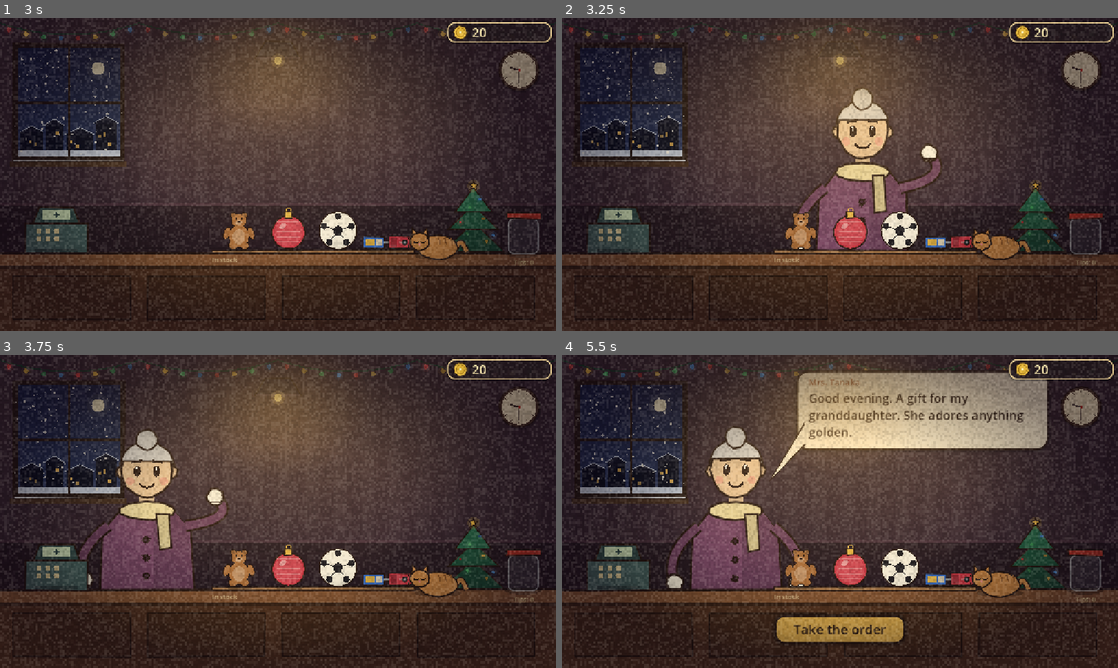
Above: before the commit, frames 1-4 (two rows, left to right).
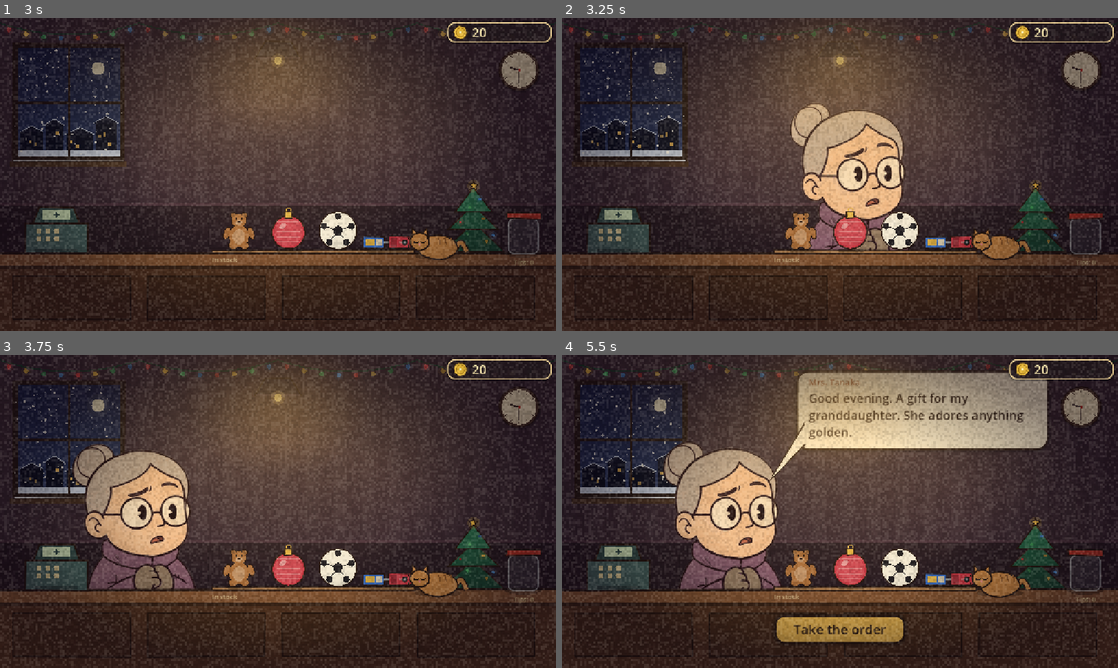
Above: after the commit, the same moments.

Repository: iAmGinTonyc/silent-snow-night-gifts
Game: Godot game, scene res://scenes/main.tscn
The game is run twice, just before and just after one commit, with the same random seed, the same clock (stepped at 60 frames per second) and the same inputs.
Inputs (mouse positions are in pixels of both pictures, inside the frame that each line leads up to):
- Up to frame 1 (3 s): tap Enter at 0.5 s; move the mouse to (400, 158) at 0.52 s; click (400, 158) at 0.67 s; drag from (166, 190) to (250, 237) at 1.27 s; move the mouse to (333, 105) at 2.02 s; click (333, 105) at 2.17 s; drag from (250, 237) to (111, 127) at 2.77 s
- Up to frame 2 (3.25 s): no input
- Up to frame 3 (3.75 s): move the mouse to (444, 558) at 3.52 s; click (444, 558) at 3.67 s
- Up to frame 4 (5.5 s): drag from (673, 464) to (756, 433) at 4.27 s; move the mouse to (867, 511) at 5.02 s; click (867, 511) at 5.17 s

Frame 1 is identical in both runs. In frame 2, 6.3% of the frame differs, in the area x 41-69%, y 22-75%; in frame 3, 7.1%, in the area x 13-42%, y 24-75%; in frame 4, 7.0%.

Commit message:
Add drawn expression frames for five customers
Mrs. Tanaka, Mateo, Ingrid, Mr. Okafor and Granny Zeynep now use seven
cut-out face frames from worried to laughing (AI sketches in a Cuphead and
Gravity Falls mix). The face follows the remaining patience while waiting
and plays through the frames after the result. Other customers stay code
drawn. Raw sheets stay out of the repo.

Co-Authored-By: Claude Sonnet 5.5 <noreply@anthropic.com>

Diff:
--- a/scripts/customer_view.gd
+++ b/scripts/customer_view.gd
@@ -10,6 +10,23 @@
 const HOME_X := 400.0
 const ENTER_FROM := 620.0
 const FEET_Y := 337.0
+
+## Клиенты с нарисованными кадрами (7 кадров от тревоги до смеха): имя в данных -> имя файлов.
+## Остальные клиенты пока рисуются кодом, пока для них нет кадров.
+const SPRITE_IDS := {
+	"Mrs. Tanaka": "tanaka", "Mateo": "mateo", "Ingrid": "ingrid",
+	"Mr. Okafor": "okafor", "Granny Zeynep": "zeynep",
+}
+const SPRITE_H := 224.0       # высота спрайта в единицах узла (узел ещё масштабируется)
+const SPRITE_BASE_Y := 350.0  # нижний срез спрайта прячется за прилавком
+const FACE_FPS := 14.0        # сколько кадров лица в секунду проходит анимация
+
+static var _sprite_cache := {}
+
+var sprite: Array = []        # 7 текстур или пусто
+var face := 2.0               # какой кадр сейчас показан (дробный, плавно идёт к цели)
+var reacted := false          # клиент уже отреагировал на результат
+var worry := 1.0              # доля оставшегося терпения 0..1
 
 var data: Dictionary = {}
 var mood := 1
@@ -35,12 +52,54 @@
 	x_off = ENTER_FROM
 	react_t = 99.0
 	sparkle_t = 99.0
+	reacted = false
+	worry = 1.0
+	face = 2.0
+	sprite = _load_sprite(str(c.get("name", "")))
 
 
 func set_mood(m: int) -> void:
 	mood = m
+	reacted = true
 	react_t = 0.0
 	sparkle_t = 0.0
+
+
+## Сколько терпения осталось (0..1): чем меньше, тем тревожнее лицо у клиента с кадрами.
+func set_worry(frac: float) -> void:
+	worry = clampf(frac, 0.0, 1.0)
+
+
+func _load_sprite(cname: String) -> Array:
+	if not SPRITE_IDS.has(cname):
+		return []
+	var id: String = SPRITE_IDS[cname]
+	if _sprite_cache.has(id):
+		return _sprite_cache[id]
+	var frames: Array = []
+	for i in 7:
+		var path := "res://art/customers/%s_%d.png" % [id, i]
+		if not ResourceLoader.exists(path):
+			frames = []
+			break
+		frames.append(load(path))
+	_sprite_cache[id] = frames
+	return frames
+
+
+## Какой кадр лица нужен сейчас: после реакции по результату, иначе по оставшемуся терпению.
+func _face_target() -> int:
+	if reacted:
+		if mood >= 2:
+			return 6
+		if mood == 1:
+			return 4
+		return 0
+	if worry > 0.6:
+		return 2
+	if worry > 0.3:
+		return 1
+	return 0
 
 
 func leave() -> void:
@@ -50,6 +109,8 @@
 
 func reset() -> void:
 	data = {}
+	sprite = []
+	reacted = false
 	state = "none"
 	x_off = ENTER_FROM
 	position = Vector2(HOME_X + ENTER_FROM, 0)
@@ -64,6 +125,8 @@
 		blinking = 0.12
 		blink_in = randf_range(2.5, 5.0)
 	blinking = maxf(blinking - delta, 0.0)
+	if not sprite.is_empty():
+		face = move_toward(face, float(_face_target()), FACE_FPS * delta)
 	if state == "entering":
 		t_state += delta / 1.1
 		x_off = ENTER_FROM * (1.0 - U.ease_out_back(minf(t_state, 1.0)))
@@ -127,6 +190,15 @@
 	elif mood == 0 and react_t < 0.8:
 		sx += sin(react_t * 40.0) * 0.015 * (1.0 - react_t / 0.8)
 	draw_set_transform(Vector2(0.0, FEET_Y * (1.0 - sy) + jump), 0.0, Vector2(sx, sy))
+
+	# клиент с нарисованными кадрами: спрайт вместо кода, лицо плавно идёт по 7 кадрам
+	if not sprite.is_empty():
+		var tex: Texture2D = sprite[clampi(int(roundf(face)), 0, 6)]
+		var k := SPRITE_H / float(tex.get_height())
+		var sz := Vector2(tex.get_width(), tex.get_height()) * k
+		draw_texture_rect(tex, Rect2(Vector2(-sz.x * 0.5, SPRITE_BASE_Y - sz.y), sz), false)
+		draw_set_transform(Vector2.ZERO, 0.0, Vector2.ONE)
+		return
 
 	# туловище
 	var body := PackedVector2Array([
--- a/scripts/main.gd
+++ b/scripts/main.gd
@@ -107,6 +107,7 @@
 		return
 	patience -= delta
 	status.set_patience(patience / patience_max, patience)
+	customer.set_worry(patience / patience_max)
 	if patience <= 0.0:
 		patience_on = false
 		_on_timeout()
Binary file added: art/customers/ingrid_0.png
Not shown, added: art/customers/ingrid_0.png.import
Binary file added: art/customers/ingrid_1.png
Not shown, added: art/customers/ingrid_1.png.import
Binary file added: art/customers/ingrid_2.png
Not shown, added: art/customers/ingrid_2.png.import
Binary file added: art/customers/ingrid_3.png
Not shown, added: art/customers/ingrid_3.png.import
Binary file added: art/customers/ingrid_4.png
Not shown, added: art/customers/ingrid_4.png.import
Binary file added: art/customers/ingrid_5.png
Not shown, added: art/customers/ingrid_5.png.import
(and 62 more such lines)
